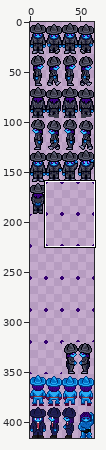
Sprite sheet, stored at Assets/Characters/Qi.png. Above: a wide view before the commit, with the close-up outlined.
Close-up. The starting point:
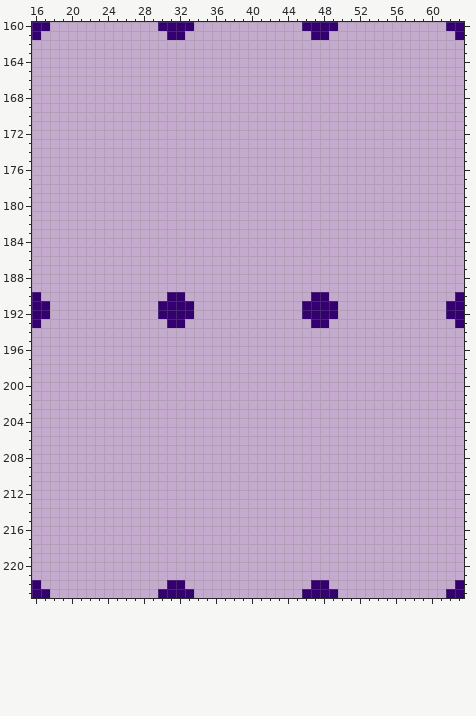
The file is 64x416 pixels. Colours within 5 levels of each other are drawn and written as one. Shown: x 16..63, y 160..223.
And afterwards:
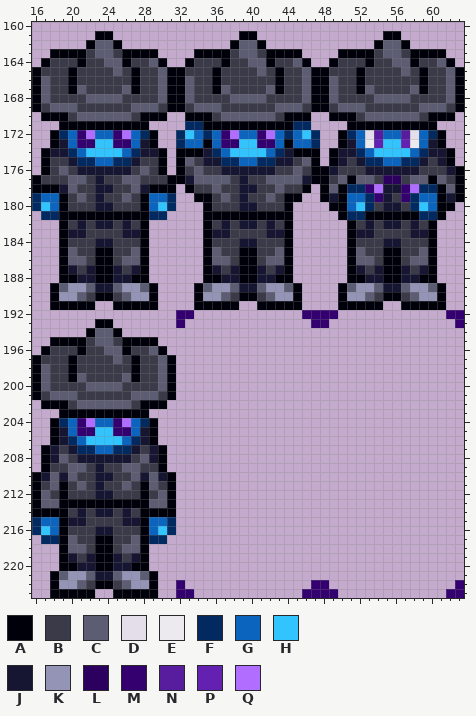
Palette (. is transparent): A #00000a  B #3a3a48  C #5c5c72  D #e3dee9  E #eceaee  F #022a61  G #0b65bf  H #32c4fe  J #161632  K #9494b7  L #2c005e  M #340070  N #581d9e  P #6320b1  Q #b16dff
Change:
Changed rows in their new state; - is an unchanged pixel.
first column x 16:
160 ..------------....------------....------------..
161 .------AA------..------AA------..------AA------.
162 ------ACCA------------ACCA------------ACCA------
163 --AAAABCCBAAAA----AAAABCCBAAAA----AAAABCCBAAAA--
164 -ABBBABBCCABBCA--ABBBABBCCABBCA--ABBBABBCCABBCA-
165 ABBBABBBBCBABBCAABBBABBBBCBABBCAABBBABBBBCBABBCA
166 ACBBABBBBBBABBCAACBBABBBBBBABBCAACBBABBBBBBABBCA
167 ACBBACBBBBCABBCAACBBACBBBBCABBCAACBBACBBBBCABBCA
168 ACBBBBCCCCBBBBCAACBBBBCCCCBBBBCAACBBBBCCCCBBBBCA
169 ABCCCBBBBBBCCCBAABCCCBBBBBBCCCBAABCCCBBBBBBCCCBA
170 -AAABCCCCCCBAAA--AAABCCCCCCBAAA--AAABCCCCCCBAAA-
171 ---AAAAAAAAAA----FFAAAAAAAAAAFF----AAAAAAAAAA---
172 --AFGMQGGMQGFA--FHGFGMQGGMQGFGHF--AFGDNGGNDGFA--
173 --AJGMMHHMMGJA--FGGAGMMHHMMGAGGF--AJGEPHHPEGJA--
174 -AJJFGHHHHGFJJA-AAAJFGHHHHGFJAAA-AJJFGHHHHGFJJA-
175 -ABBJFFGGFFJBBA-ACBJJFFGGFFJJBCA-AJBJFFGGFFJBJA-
176 -ABCBJJJJJJBCBA-ABCBBJJJJJJBBCBAAJBBBJJJJJJBBBJA
177 ABBBCCBJBBCCBBBAAJCCCCBJBBCCCCJAABCACCBLLBCCACBA
178 AAAJCBBJJBBCJAAA-ABBCBBJJBBCBBA-ACAFFMQJJMQFFACA
179 FGGABCBJBBCBAGGF--AABCBJBBCBAA--AJAGGFMJBMFGGAJA
180 FHGABBBJJBBBAGHF---ABBBJJBBBA----AAGHFBJJBFHGAA-
181 -FFAAAAAAAAAAFF----AAAAAAAAAA-----AFFAAAAAAFFA--
182 ---ABJBJJBJBA------ABJBJJBJBA------ABJBJJBJBA---
183 ---AJJBBBBJJA------AJJBBBBJJA------AJJBBBBJJA---
184 ---ABBBJJBBBA------ABBBJJBBBA------ABBBJJBBBA---
185 ---ACBBAABBCA------ACBBAABBCA------ACBBAABBCA---
186 ---ACCBAABCCA------ACCBAABCCA------ACCBAABCCA---
187 ---AJBJAAJBJA------AJBJAAJBJA------AJBJAAJBJA---
188 ---AAJJAAJJAA------AAJJAAJJAA------AAJJAAJJAA---
189 --ACKKCJJCKKCA----ACKKCJJCKKCA----ACKKCJJCKKCA--
190 .-AKKCBAABCKKA-..-AKKCBAABCKKA-..-AKKCBAABCKKA-.
191 ..AAAAA--AAAAA....AAAAA--AAAAA....AAAAA--AAAAA..
192 ..------------..--------------------------------
193 .------AA------.--------------------------------
194 ------ACCA--------------------------------------
195 --AAAABCCBAAAA----------------------------------
196 -ABBBABBCCABBCA---------------------------------
197 ABBBABBBBCBABBCA--------------------------------
198 ACBBABBBBBBABBCA--------------------------------
199 ACBBACBBBBCABBCA--------------------------------
200 ACBBBBCCCCBBBBCA--------------------------------
201 ABCCCBBBBBBCCCBA--------------------------------
202 -AAABCCCCCCBAAA---------------------------------
203 ---AAAAAAAAAA-----------------------------------
204 --AFGMQGGMQGFA----------------------------------
205 --AJGMMHHMMGJA----------------------------------
206 --AJFGHHHHGFJA----------------------------------
207 -AJBJFFGGFFJBJA---------------------------------
208 -AJCBJJJJJJBCJA---------------------------------
209 -ABBCCBJBBCCBBA---------------------------------
210 AJCJCBBJJBBCJCJA--------------------------------
211 ABCABCBJBBCBACBA--------------------------------
212 ACBABBBJJBBBABCA--------------------------------
213 ACCAAAAAAAAAACCA--------------------------------
214 AAAABJBJJBJBAAAA--------------------------------
215 FGGAJJBBBBJJAGGF--------------------------------
216 FHGABBBJJBBBAGHF--------------------------------
217 -FFACBBAABBCAFF---------------------------------
218 ---ACCBAABCCA-----------------------------------
219 ---AJBJAAJBJA-----------------------------------
220 ---AAJJAAJJAA-----------------------------------
221 --ACKKCJJCKKCA----------------------------------
222 .-AKKCBAABCKKA-.--------------------------------
223 ..AAAAA--AAAAA..--------------------------------
Pixel boxes of the changes (left, top, right, bottom) in both close-ups:
changed: (32, 22, 464, 598)
